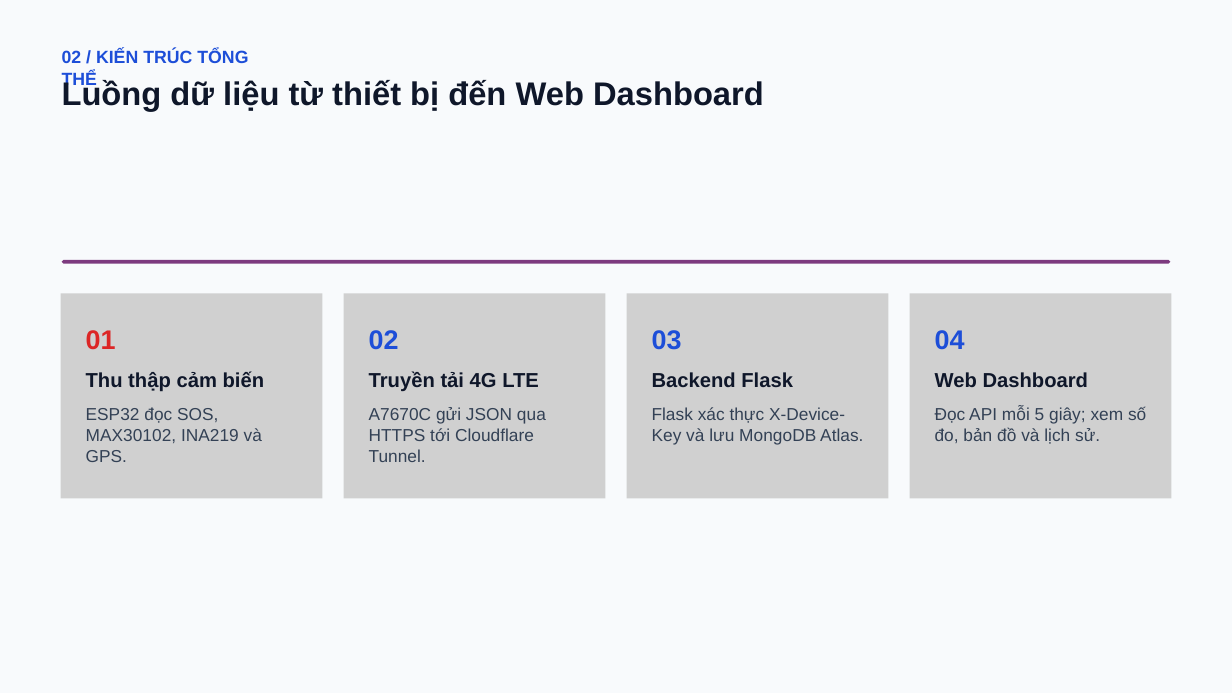
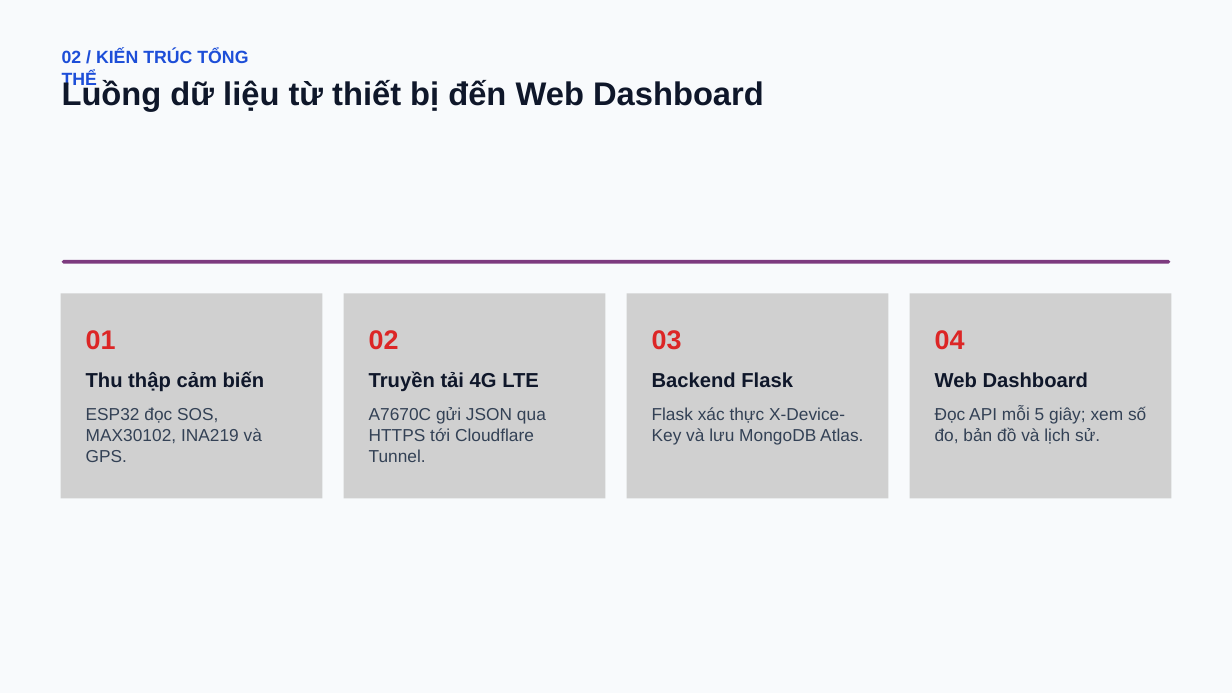
Before and after one commit to Ngocnguyen055/IoT, a slide deck: slide 4 of Slide/He-thong-SOS.pptx. Drawn at 1232x693 pixels with LibreOffice and Linux fonts; fonts in the diff are those of the drawing; grey boxes stand for pictures. Boxes give left, top, right and bottom in pixels: in the first picture for what was removed or moved away, otherwise in the second. Text is boxed around its words. In the diff, an @@ line names an element or a change of style, - is before the commit and + after.

```diff
--- a/Slide/He-thong-SOS.pptx
+++ b/Slide/He-thong-SOS.pptx
@@ text colour #1D4ED8 to #DC2626 in 3 elements at box(369, 330, 399, 349), box(652, 330, 682, 350), box(935, 330, 965, 349) @@
```
Also in this commit, not shown: 4 other slides changed.
